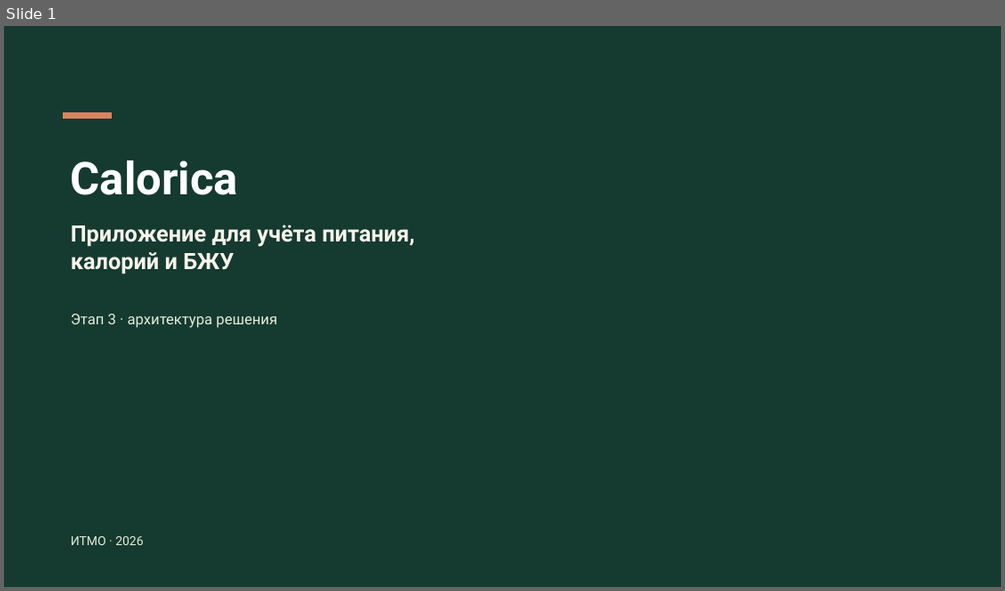
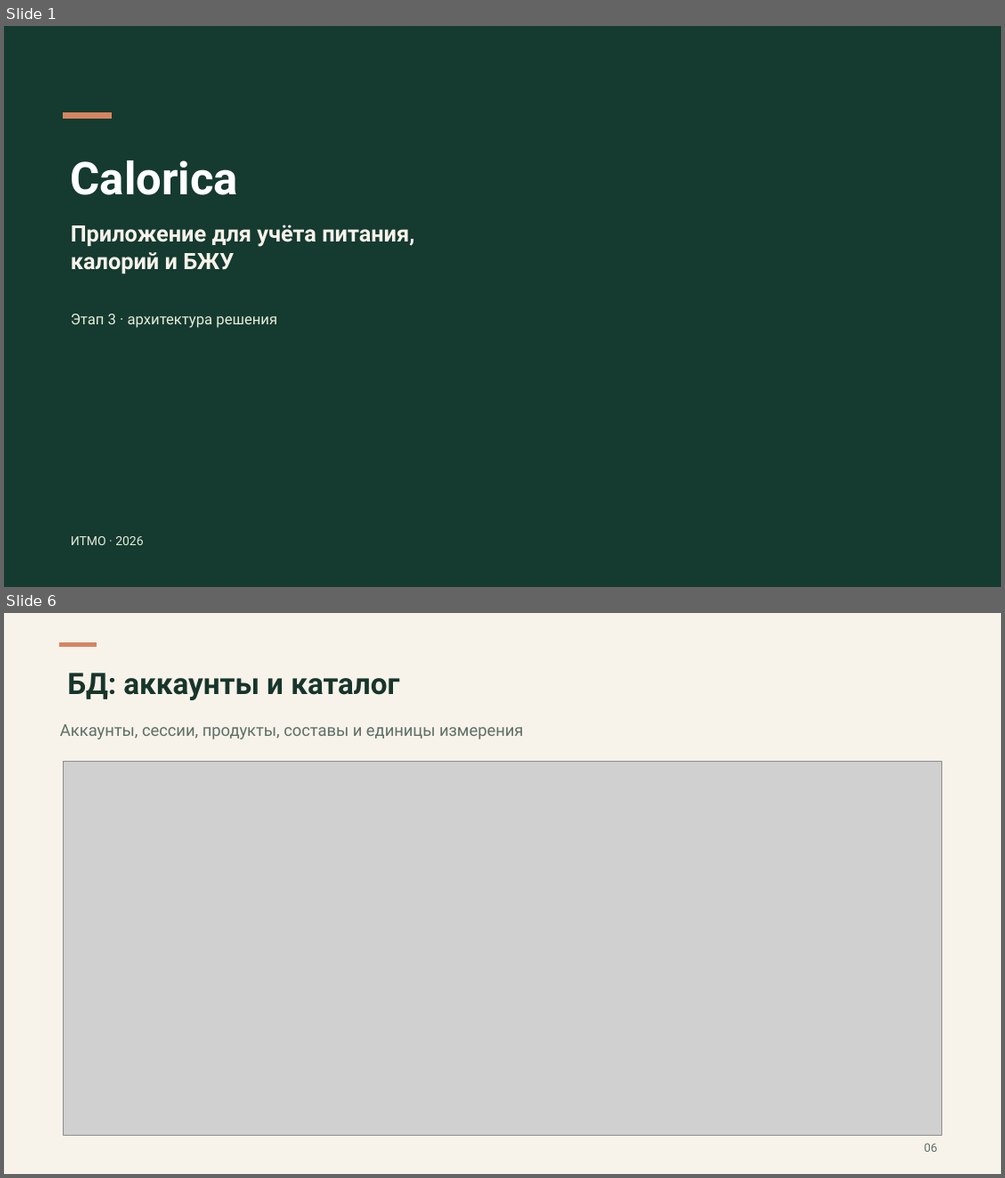
Before and after one commit to rurkk/Calorica, a slide deck: docs/semester-mvp/stage-3/Calorica-stage-3.pptx. Shown one above the other, each under a label of ours: slide 1 before the commit, slides 1 and 6 after it; the slides between them are not shown. The pictures are 1005x591 and 1005x1178 pixels, drawn with LibreOffice and Linux fonts; fonts in the diff are those of the drawing; grey boxes stand for pictures; background and template pictures are left out. Boxes give left, top, right and bottom in pixels: in the first picture for what was removed or moved away, otherwise in the second. Text is boxed around its words. In the diff, an @@ line names an element or a change of style, - is before the commit and + after.

```diff
--- a/docs/semester-mvp/stage-3/Calorica-stage-3.pptx
+++ b/docs/semester-mvp/stage-3/Calorica-stage-3.pptx
@@ slide 6 added at (4,613,1001,1174), background #F7F3EA @@
@@ rectangle added at (60,643,96,647), fill #D78461, outline #D78461 0 pt @@
@@ text added at (67,673,399,700), 28.5 pt, text #17352B, bold @@
+БД: аккаунты и каталог
@@ text added at (60,724,523,739), 15.8 pt, text #5E7066 @@
+Аккаунты, сессии, продукты, составы и единицы измерения
@@ picture added at (63,761,942,1135) @@
@@ text added at (924,1143,938,1151), 11.2 pt, text #5E7066 @@
+06
```
Also in this commit, not shown: 7 other slides added, 7 slides removed, 33 other files.
